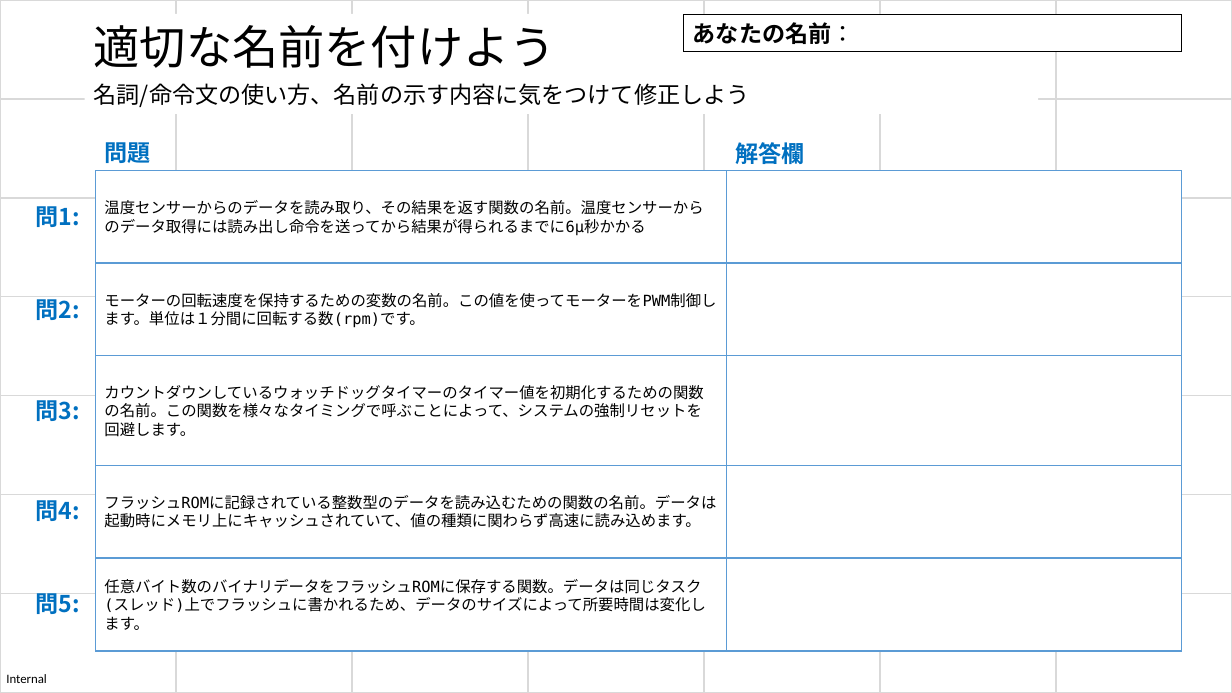
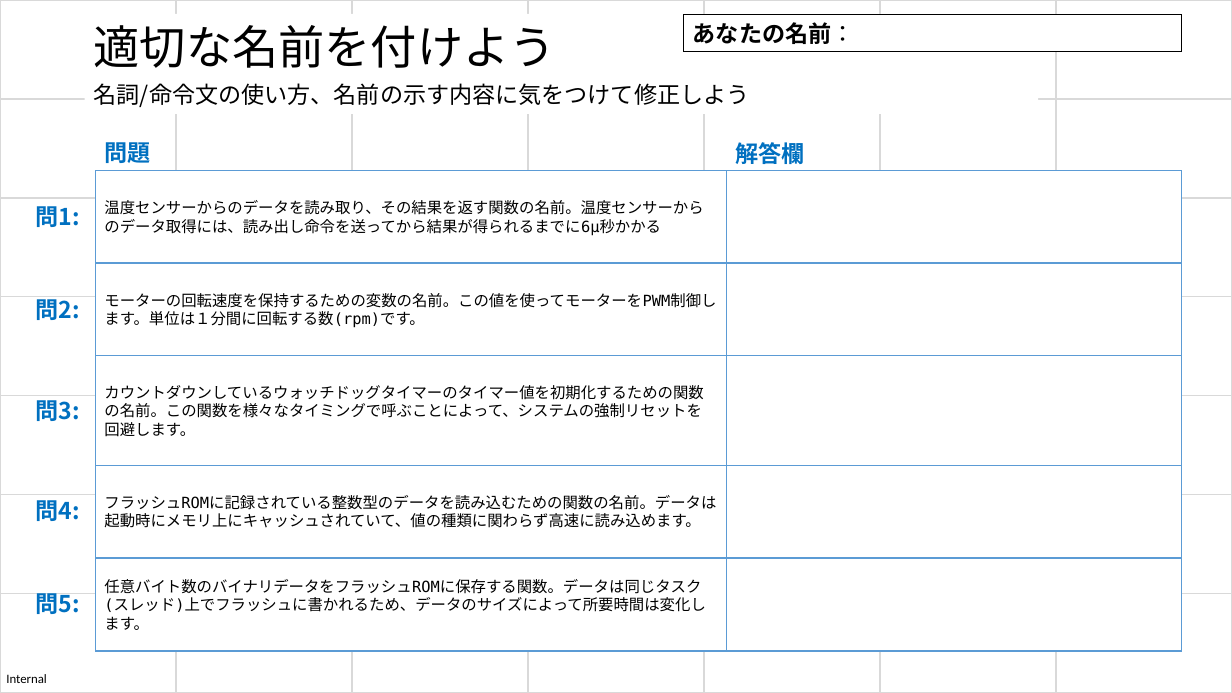
Before and after one commit to hirohitokato/DesigningKatas, a slide deck: slide 1 of 02-practical/exercises/14-naming-3_4.pptx. Drawn at 1232x693 pixels with LibreOffice and Linux fonts; fonts in the diff are those of the drawing. Boxes give left, top, right and bottom in pixels: in the first picture for what was removed or moved away, otherwise in the second. Text is boxed around its words. In the diff, an @@ line names an element or a change of style, - is before the commit and + after.

Commit message:
Update docs

```diff
--- a/02-practical/exercises/14-naming-3_4.pptx
+++ b/02-practical/exercises/14-naming-3_4.pptx
@@ text in rectangle at (104, 200, 703, 236): text changed @@
-温度センサーからのデータを読み取り、その結果を返す関数の名前。温度センサーからのデータ取得には読み出し命令を送ってから結果が得られるまでに6μ秒かかる
+温度センサーからのデータを読み取り、その結果を返す関数の名前。温度センサーからのデータ取得には、読み出し命令を送ってから結果が得られるまでに6μ秒かかる
```
